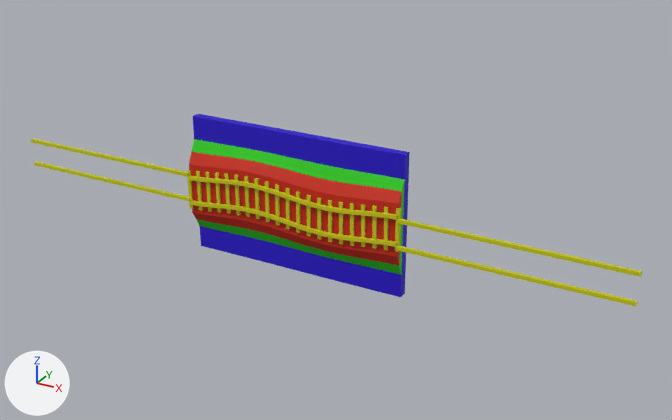
Renders of the OBJ model data/railsim/test/modeshape/shape25.obj from each side of a commit.
The view is the same before and after, from a 50 mm camera at (42.9, -38.9, 20.0) aimed at (20.6, 1.6, -0.2). Arrows for +X, +Y and +Z are at lower left; the lights stay in place. Where no turn or scale is listed for an object, it has been applied to the vertices. Vertices at the same position are counted once.

Names of what the first picture shows: 'shape25'.
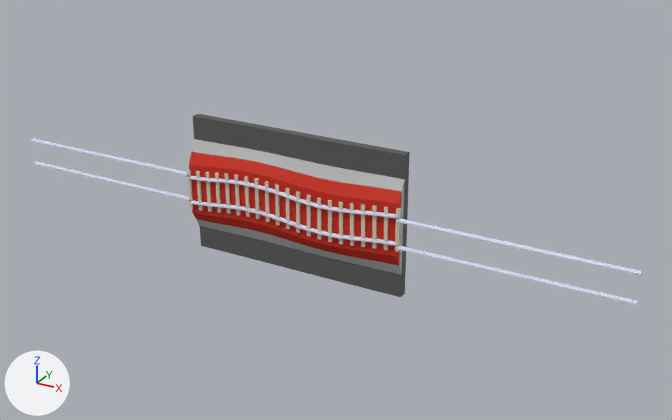
The change in detail:
Material 'green' (mat_green) changes colour from green #23ca00 to grey #bcbcbc; in linear values from (0.0166, 0.592, 0.0) to (0.5, 0.5, 0.5).
Material 'blue' (mat_blue) changes colour from blue #2300ca to dark grey #595959; in linear values from (0.0166, 0.0, 0.592) to (0.1, 0.1, 0.1).
Material 'sleepers' (mat_sleepers) is new.
Its base color is (0.7, 0.6, 0.5) (light grey #dacbbc).
Its roughness is 1.0.
Material 'rails' (mat_rails) is new.
Its base color is (0.7, 0.73, 0.9) (white #dadef3).
Its roughness is 1.0.
me_shape25 is used by ob_shape25; location (0.0, 0.0, 0.0).
me_shape25 had 6122 vertices, 6417 faces and spanned x 0.0..37.0, y -0.1..1.2, z -4.0..4.0.
me_shape25 now has 6662 vertices, 6831 faces and spans x 0.0..37.0, y -0.1..1.2, z -4.0..4.0.
me_shape25 part 1: 84 vertices moved within x 0.0..37.0, y -0.1..0.1, z -1.0..1.0; 84 vertices removed from x 0.0..37.0, y -0.1, z -1.0..1.0; 624 vertices added at x 0.0..37.0, y -0.1..0.1, z -1.0..1.0.
me_shape25 part 2: 1471 faces spanning x 11.9..25.1, y 0.0..0.2, z -1.4..1.4 switch from mat_yellow (yellow #caca00) to mat_sleepers (light grey #dacbbc).
me_shape25 now uses material mat_rails (white #dadef3).

Where the change shows, as pixel boxes (x1, y1, x2, y2) in the pictures (672 x 420 px):
'shape25', recoloured, reshaped
    before: (31, 114, 642, 306)
    after: (31, 114, 642, 305)
part 1 of me_shape25, built on
    before: (31, 139, 642, 306)
    after: (31, 139, 642, 305)
part 2 of me_shape25, recoloured (yellow to grey)
    both: (187, 169, 401, 252)
